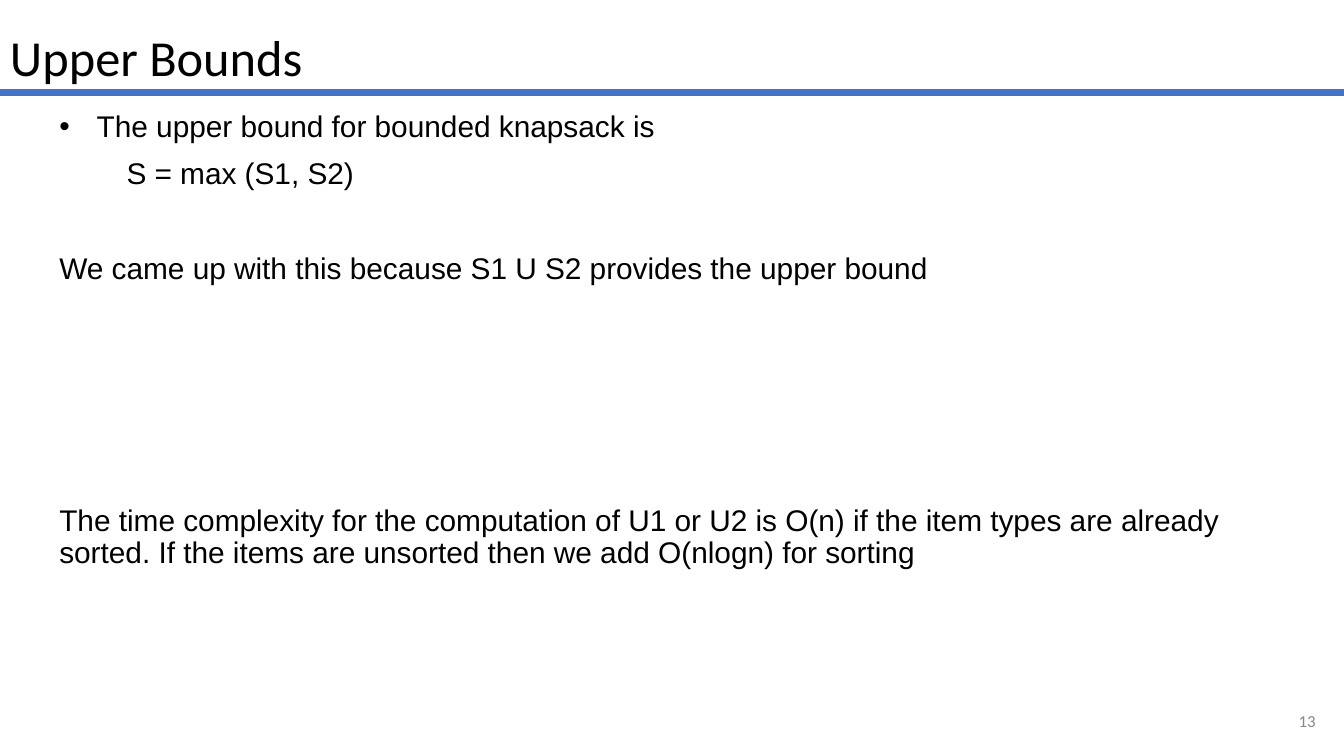
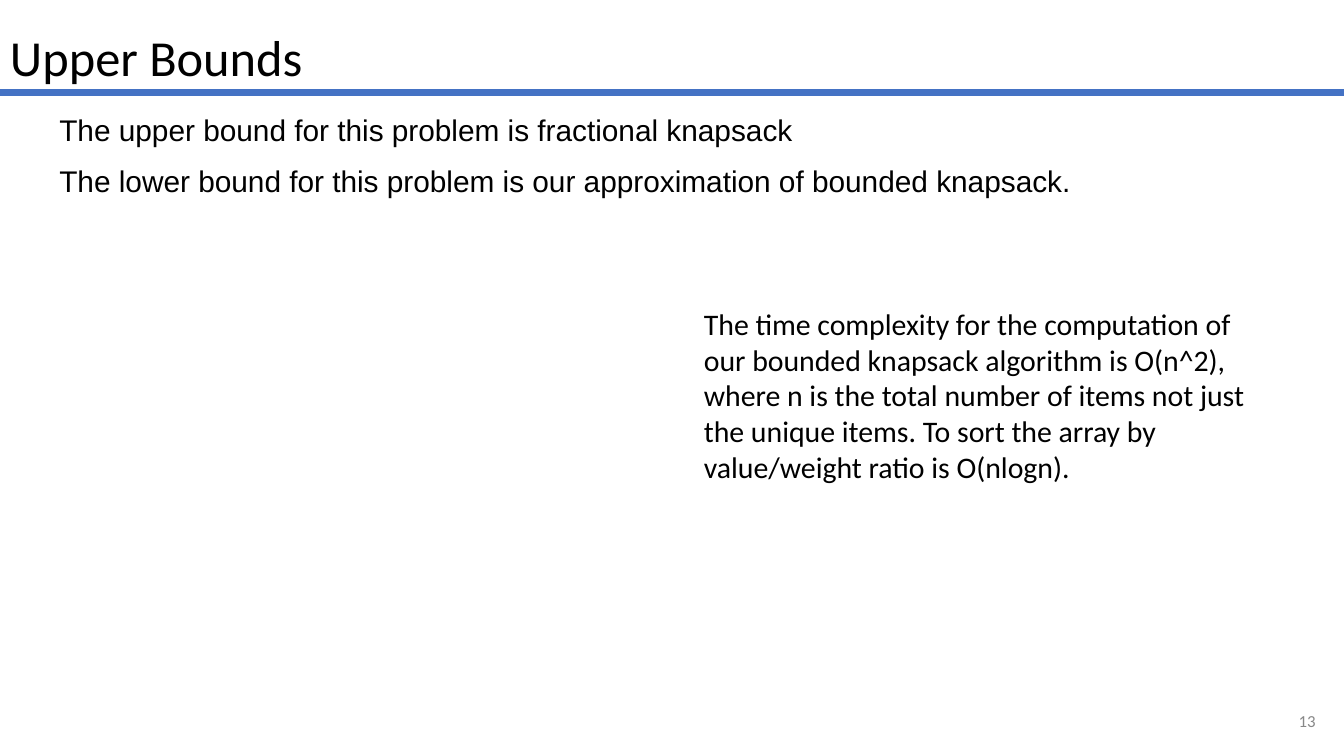
Before and after one commit to woodmatm/NP-Project, a slide deck: slide 13 of NP-Complete Max Knapsack.pptx. Drawn at 1344x756 pixels with LibreOffice and Linux fonts; fonts in the diff are those of the drawing. Boxes give left, top, right and bottom in pixels: in the first picture for what was removed or moved away, otherwise in the second. Text is boxed around its words. In the diff, an @@ line names an element or a change of style, - is before the commit and + after.

```diff
--- a/NP-Complete Max Knapsack.pptx
+++ b/NP-Complete Max Knapsack.pptx
@@ text at (59, 119, 1070, 197): text changed @@
-• The upper bound for bounded knapsack is
-S = max (S1, S2)
-We came up with this because S1 U S2 provides the upper bound
-The time complexity for the computation of U1 or U2 is O(n) if the item types are already sorted. If the items are unsorted then we add O(nlogn) for sorting
+The upper bound for this problem is fractional knapsack
+The lower bound for this problem is our approximation of bounded knapsack.
@@ text added at (704, 314, 1244, 483), 16 pt, text #000000 @@
+The time complexity for the computation of our bounded knapsack algorithm is O(n^2), where n is the total number of items not just the unique items. To sort the array by value/weight ratio is O(nlogn).
```
Also in this commit, not shown: 2 other slides changed.
